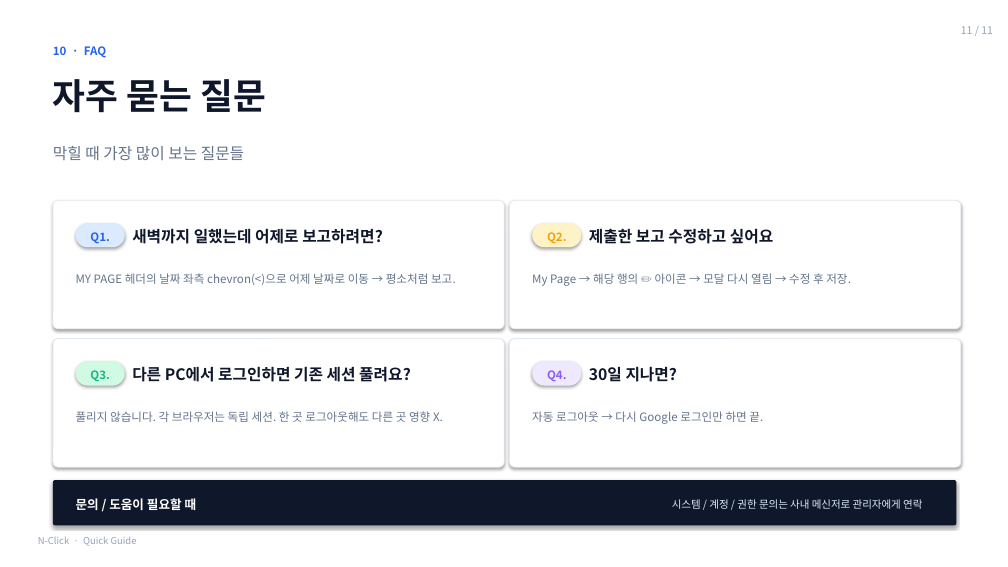
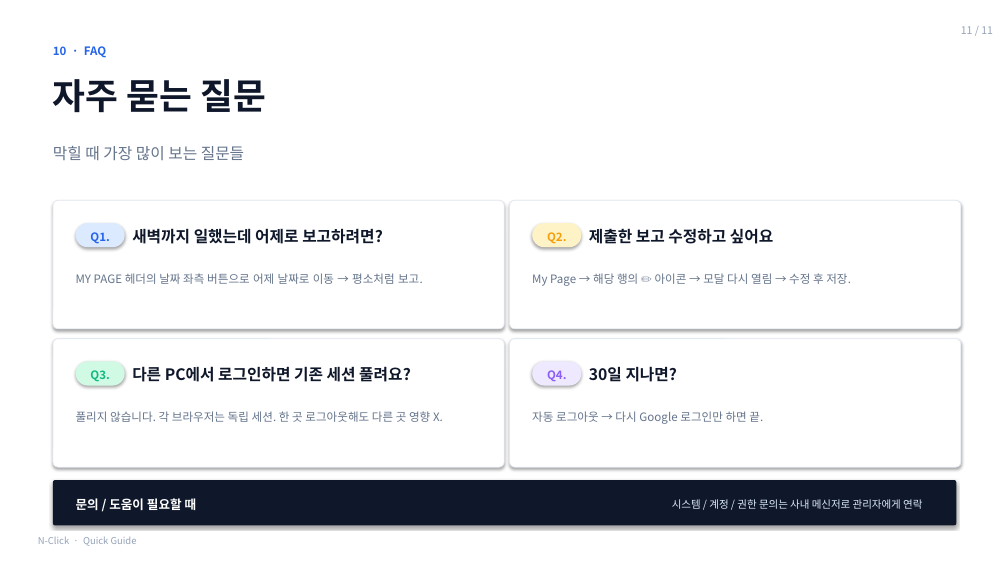
Before and after one commit to CodingJam1203/ewassistant, a slide deck: slide 11 of N-Click_가이드.pptx. Drawn at 1008x567 pixels with LibreOffice and Linux fonts; fonts in the diff are those of the drawing. Boxes give left, top, right and bottom in pixels: in the first picture for what was removed or moved away, otherwise in the second. Text is boxed around its words. In the diff, an @@ line names an element or a change of style, - is before the commit and + after.

```diff
--- a/N-Click_가이드.pptx
+++ b/N-Click_가이드.pptx
@@ text at bbox=[76, 273, 423, 284]: text changed @@
-MY PAGE 헤더의 날짜 좌측 chevron(<)으로 어제 날짜로 이동 → 평소처럼 보고.
+MY PAGE 헤더의 날짜 좌측 버튼으로 어제 날짜로 이동 → 평소처럼 보고.
```
Also in this commit, not shown: 3 other slides changed, 2 other files.
